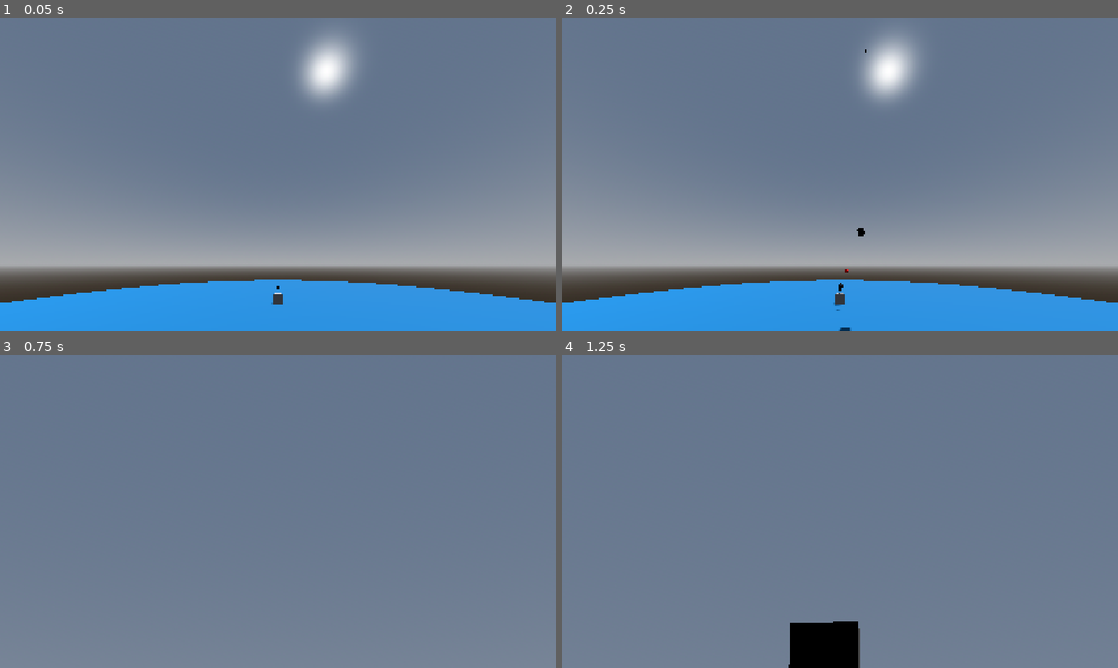
Above: before the commit, frames 1-4 (two rows, left to right).
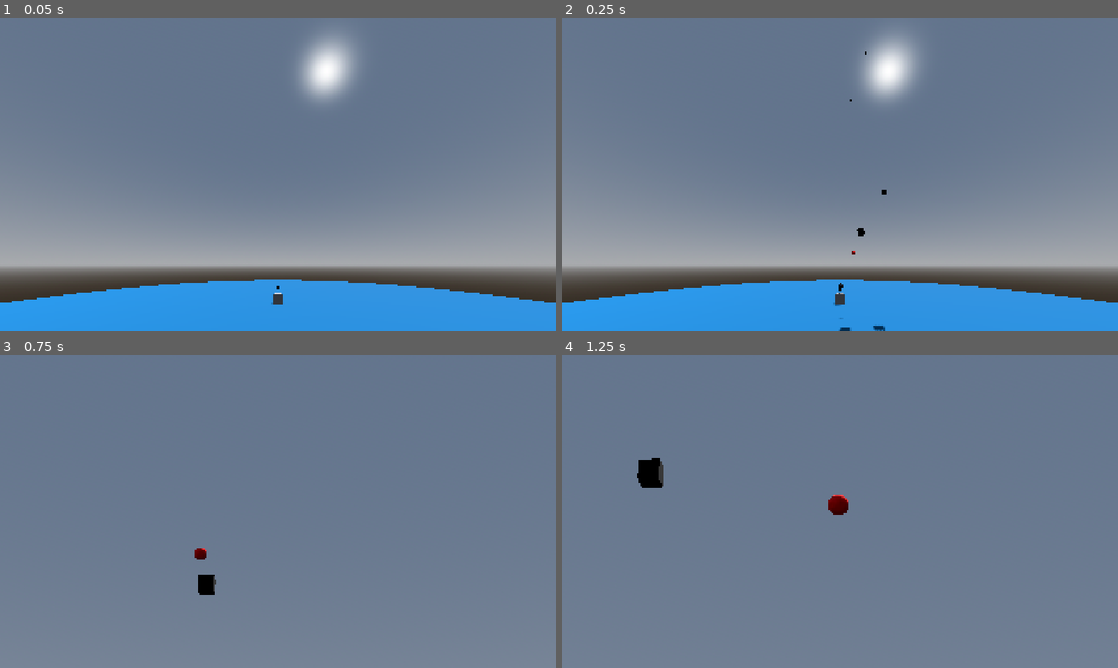
Above: after the commit, the same moments.

Repository: BilgiPasa/3d-gun-turret
Game: Godot game, scene res://Scenes/main_scene.tscn
The game is run twice, just before and just after one commit, with the same random seed, the same clock (stepped at 60 frames per second) and the same inputs.
Inputs (mouse positions are in pixels of both pictures, inside the frame that each line leads up to):
- Up to frame 1 (0.05 s): no input
- Up to frame 2 (0.25 s): no input
- Up to frame 3 (0.75 s): tap Enter at 0.5 s; move the mouse to (272, 517) at 0.52 s; hold W (move_forward) from 0.53 s (still down); hold C (camera_zoom) from 0.53 s (still down)
- Up to frame 4 (1.25 s): keep holding W (move_forward); keep holding C (camera_zoom)

Frame 1 is identical in both runs. In frame 2, less than 0.1% of the frame differs, in the area x 49-59%, y 10-100%; in frame 3, 0.3%; in frame 4, 2.4%, in the area x 13-54%, y 32-100%.

Commit message:
Update some code arrangement, Make gun turret and enemy spawning a little faster, Update to version 1.1

Diff:
--- /dev/null
+++ b/Scripts/globals.gd
@@ -0,0 +1,5 @@
+extends Node
+
+const GT_BULLET_REACH_TIME: float = 0.1 # Bullet reaching to the target time
+const GT_CAN_SHOOT_TIMER_WAIT_TIME: float = 0.04 # Gun turret shooting frequency time
+const ENEMY_SPAWN_TIMER_WAIT_TIME: float = 0.12 # Enemy spawn frequency time
--- a/Scripts/gun_turret.gd
+++ b/Scripts/gun_turret.gd
@@ -4,9 +4,8 @@
 signal update_hit_lbl(hit_count: int)
 
 # Shoot Bullet Variables
-const BULLET_REACH_TIME: float = 0.1
-const SHOOT_TIMER_WAIT_TIME: float = 0.05
 const BULLET_SCENE = preload("res://Scenes/bullet.tscn")
+var bullet_reach_time: float = Globals.GT_BULLET_REACH_TIME
 var gravity_amount: float = ProjectSettings.get_setting("physics/3d/default_gravity")
 var can_shoot: bool = true
 var target_relative_position: Vector3
@@ -26,7 +25,7 @@
 
 func _ready() -> void:
 	process_mode = Node.PROCESS_MODE_PAUSABLE
-	can_shoot_timer.wait_time = SHOOT_TIMER_WAIT_TIME
+	can_shoot_timer.wait_time = Globals.GT_CAN_SHOOT_TIMER_WAIT_TIME
 
 	if show_labels:
 		gun_turret_labels.show()
@@ -54,24 +53,24 @@
 
 	if target is MovableEnemy:
 		# Calculate X speed
-		shoot_vector.x = (target_relative_position.x / BULLET_REACH_TIME) + target.linear_velocity.x
+		shoot_vector.x = (target_relative_position.x / bullet_reach_time) + target.linear_velocity.x
 
 		# Calculate Y speed
 		# There is no gravity calculation here because the bullet and the movable enemy have the same gravity.
-		shoot_vector.y = (target_relative_position.y / BULLET_REACH_TIME) + target.linear_velocity.y
+		shoot_vector.y = (target_relative_position.y / bullet_reach_time) + target.linear_velocity.y
 
 		# Calculate Z speed
-		shoot_vector.z = (target_relative_position.z / BULLET_REACH_TIME) + target.linear_velocity.z
+		shoot_vector.z = (target_relative_position.z / bullet_reach_time) + target.linear_velocity.z
 	else:
 		# Calculate X speed
-		shoot_vector.x = target_relative_position.x / BULLET_REACH_TIME
+		shoot_vector.x = target_relative_position.x / bullet_reach_time
 
 		# Calculate Y speed
 		# At the line below, I used (physics_delta * 5) to hit the target better because if I don't add it, it might miss the target by a small distance.
-		shoot_vector.y = (target_relative_position.y / BULLET_REACH_TIME) - (gravity_amount * (BULLET_REACH_TIME + (physics_delta * 5)) / 2)
+		shoot_vector.y = (target_relative_position.y / bullet_reach_time) - (gravity_amount * (bullet_reach_time + (physics_delta * 5)) / 2)
 
 		# Calculate Z speed
-		shoot_vector.z = (target_relative_position.z / BULLET_REACH_TIME)
+		shoot_vector.z = (target_relative_position.z / bullet_reach_time)
 
 	gun_mesh_holder.look_at(shoot_vector) # Make the gun mesh look at the target
 	new_bullet.position = gun_mesh_holder.global_position # Initialize the position of the bullet
--- a/Scripts/movable_enemy.gd
+++ b/Scripts/movable_enemy.gd
@@ -9,7 +9,7 @@
 	continuous_cd = true
 	contact_monitor = true
 	max_contacts_reported = 1
-	retarget_timer.wait_time = 0.2
+	retarget_timer.wait_time = Globals.GT_BULLET_REACH_TIME * 2
 
 func _physics_process(_delta: float) -> void:
 	if position.y < -5:
--- a/Scripts/movable_enemy_spawner.gd
+++ b/Scripts/movable_enemy_spawner.gd
@@ -3,12 +3,11 @@
 @onready var spawn_timer: Timer = $SpawnTimer
 const SPAWN_X_AND_Z_RANGE: int = 15
 const SPEED_RANGE: float = 7.5
-const SPAWN_TIME: float = 0.15
 const MOVABLE_ENEMY_SCENE = preload("res://Scenes/movable_enemy.tscn")
 
 func _ready() -> void:
 	process_mode = Node.PROCESS_MODE_PAUSABLE
-	spawn_timer.wait_time = SPAWN_TIME
+	spawn_timer.wait_time = Globals.ENEMY_SPAWN_TIMER_WAIT_TIME
 	spawn_timer.autostart = true
 	spawn_timer.start()
 
--- a/Scripts/static_enemy.gd
+++ b/Scripts/static_enemy.gd
@@ -11,7 +11,7 @@
 	max_contacts_reported = 1
 	freeze = true
 	freeze_mode = RigidBody3D.FREEZE_MODE_KINEMATIC
-	retarget_timer.wait_time = 0.2
+	retarget_timer.wait_time = Globals.GT_BULLET_REACH_TIME * 2
 
 func _on_body_entered(body: Node) -> void:
 	body.queue_free.call_deferred()
--- a/Scripts/static_enemy_spawner.gd
+++ b/Scripts/static_enemy_spawner.gd
@@ -2,12 +2,11 @@
 
 @onready var spawn_timer: Timer = $SpawnTimer
 const SPAWN_RANGE: int = 15
-const SPAWN_TIME: float = 0.15
 const STATIC_ENEMY_SCENE = preload("res://Scenes/static_enemy.tscn")
 
 func _ready() -> void:
 	process_mode = Node.PROCESS_MODE_PAUSABLE
-	spawn_timer.wait_time = SPAWN_TIME
+	spawn_timer.wait_time = Globals.ENEMY_SPAWN_TIMER_WAIT_TIME
 	spawn_timer.autostart = true
 	spawn_timer.start()
 
--- a/project.godot
+++ b/project.godot
@@ -11,10 +11,14 @@
 [application]
 
 config/name="3d-gun-turret"
-config/version="1.0.3"
+config/version="1.1"
 run/main_scene="uid://5skw733cpprs"
 config/features=PackedStringArray("4.7", "Forward Plus")
 config/icon="uid://l6ja7fh231ib"
+
+[autoload]
+
+Globals="*uid://c1xkylo7abram"
 
 [display]
 
Not shown, added: Scripts/globals.gd.uid
Not shown, changed: export_presets.cfg
